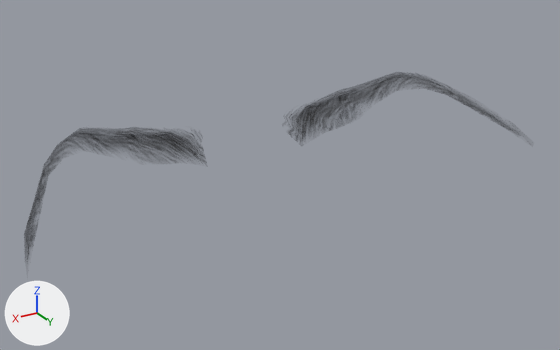
The glTF model assets/modular/eyebrows/eyebrow003_female.glb, before and after one commit.
Before and after are seen from a 50 mm camera at (0.0764, 0.0086, 1.6327) aimed at (0.0014, -0.1163, 1.5702). The lights are fixed; the arrows at lower left show +X, +Y and +Z. The older version comes first.

Objects in the first picture: 'Human.eyebrow003'.
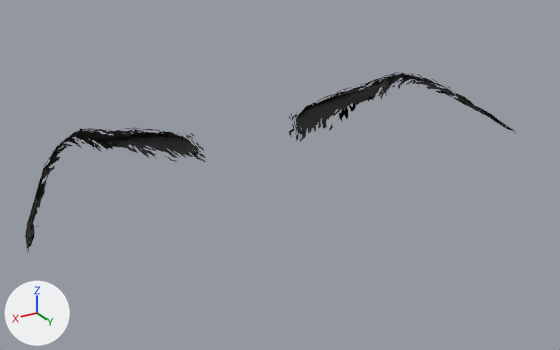
Location of each change, (x1, y1, x2, y2) in pixels of the pictures (560 x 350 px):
'Human.eyebrow003', surface changed
    both: (25, 73, 515, 252)

The change, as a list of edits to the scene's bpy script:
```text
Change mat_human_eyebrow003:
    add n5 = _N.new('ShaderNodeMath'); n5.name = 'Math'
    add n5.operation = 'SUBTRACT'
    add n5.inputs[0].default_value = 1.0  # 'Value'
    add n6 = _N.new('ShaderNodeMath'); n6.name = 'Math.001'
    add n6.operation = 'LESS_THAN'
    where n2 = _N.new('ShaderNodeTexImage'); n2.name = 'Image Texture'
    where n0 = _N.new('ShaderNodeBsdfPrincipled'); n0.name = 'Principled BSDF'
    remove _L.new(n2.outputs[1], n0.inputs[4])  # 'Alpha' to 'Alpha'
    add _L.new(n5.outputs[0], n0.inputs[4])  # 'Value' to 'Alpha'
    add _L.new(n6.outputs[0], n5.inputs[1])  # 'Value' to 'Value'
    add _L.new(n2.outputs[1], n6.inputs[0])  # 'Alpha' to 'Value'
```
